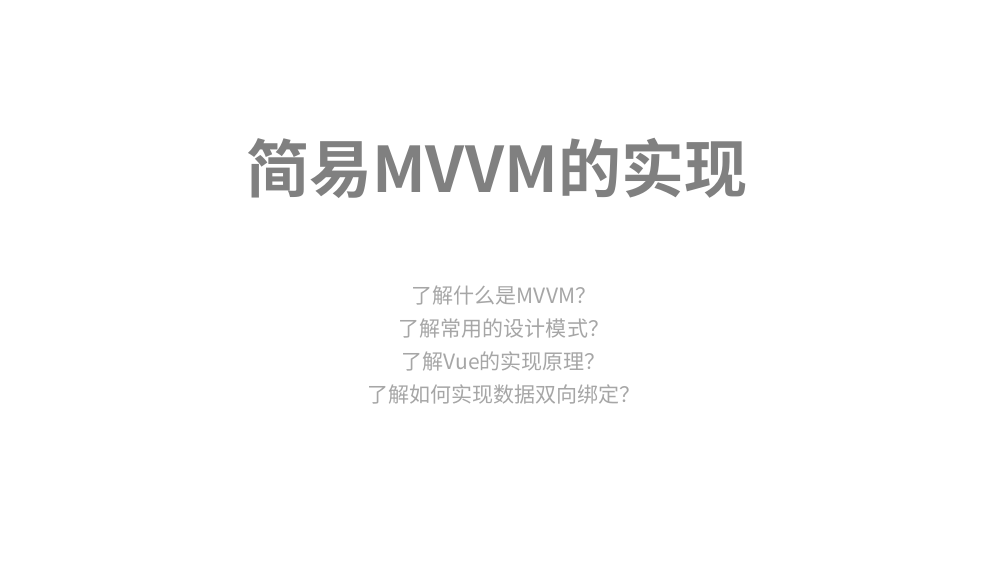
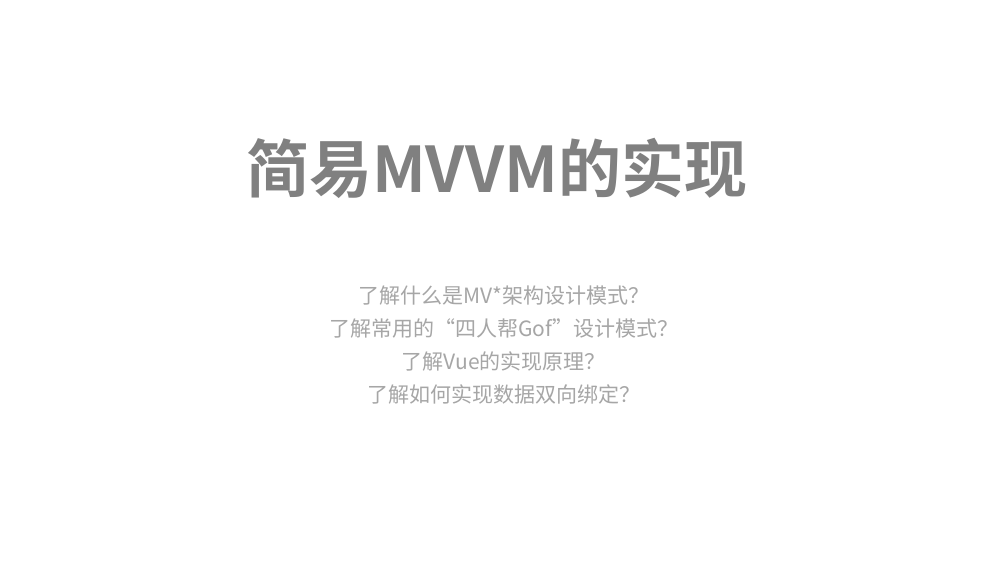
Before and after one commit to ziyi2/mvvm, a slide deck: slide 1 of doc/简易MVVM的实现.pptx. Drawn at 1008x567 pixels with LibreOffice and Linux fonts; fonts in the diff are those of the drawing. Boxes give left, top, right and bottom in pixels: in the first picture for what was removed or moved away, otherwise in the second. Text is boxed around its words. In the diff, an @@ line names an element or a change of style, - is before the commit and + after.

Commit message:
docs(简易MVVM实现): 新增MVC说明

```diff
--- a/doc/简易MVVM的实现.pptx
+++ b/doc/简易MVVM的实现.pptx
@@ subtitle at (329,285,679,338): text changed @@
-了解什么是MVVM？
-了解常用的设计模式？
+了解什么是MV*架构设计模式？
+了解常用的“四人帮Gof”设计模式？
```
Also in this commit, not shown: 1 other slide changed, 6 slides added.
